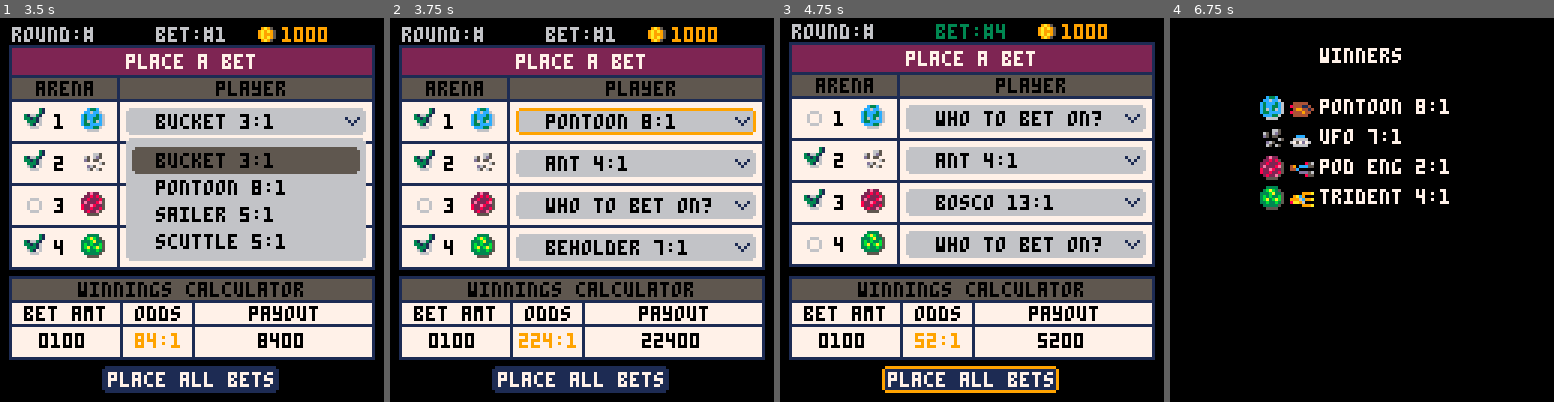
Above: before the commit, frames 1-4 (left to right).
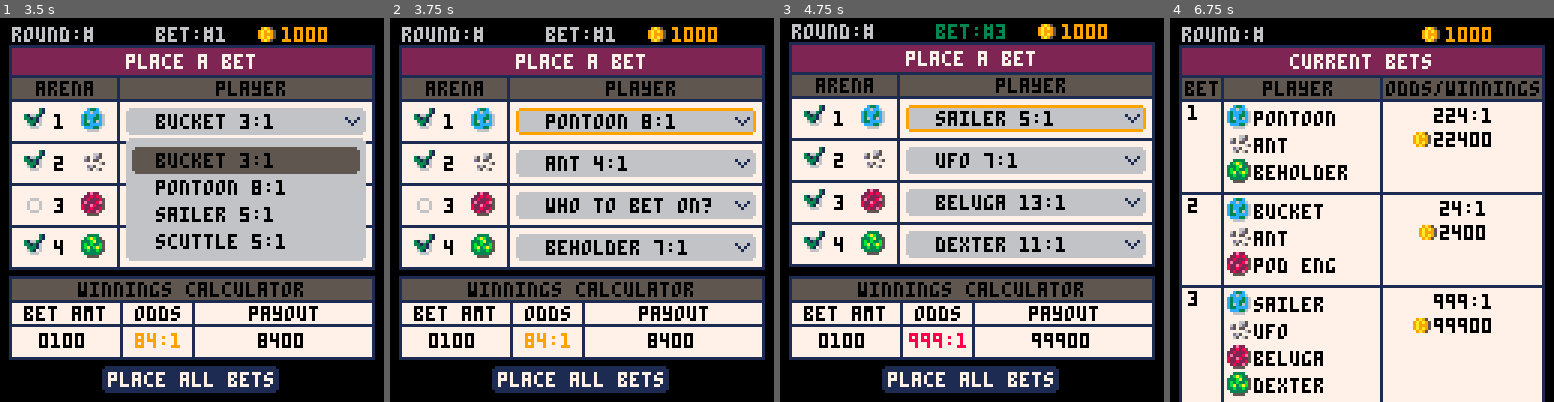
Above: after the commit, the same moments.

Repository: suspicious-smoke/club-bets-pico8
Game: PICO-8 cartridge club-bets.p8
Two runs of this game, one before a commit and one after it. Both use one fixed random seed, a clock stepped at 60 frames per second and the inputs below.
Inputs:
- Up to frame 1 (3.5 s): tap X (X key) at 0.33, 1.07, 1.85, 2.97 s; tap O (Z key) at 0.7, 1.7, 2.1, 2.5, 2.9, 3.3 s; hold Right 1.6-2.1 s; hold Up 2.15-2.42 s; hold Right 2.47-3.03 s; hold Left from 3.08 s (still down)
- Up to frame 2 (3.75 s): release Left at 3.58 s; hold Down from 3.63 s (still down); tap O (Z key) at 3.7 s
- Up to frame 3 (4.75 s): release Down at 3.97 s; hold Right 4.02-4.68 s; tap X (X key) at 4.08 s; tap O (Z key) at 4.1, 4.5 s; hold Up from 4.73 s (still down)
- Up to frame 4 (6.75 s): tap O (Z key) every 0.4 s from 4.9 to 6.5 s; release Up at 5.03 s; hold Left 5.08-5.68 s; tap X (X key) at 5.2, 6.32 s; hold Down 5.73-6.03 s; hold Right 6.08-6.58 s; hold Right from 6.63 s (still down)

Frame 1 is identical in both runs. In frame 2, 0.5% of the frame differs, in the area x 33-81%, y 82-86%; in frame 3, 4.3%; in frame 4, 82%, in the area x 2-98%, y 2-100%.

Commit message:
work on winnings page

Diff:
--- a/club-bets.p8
+++ b/club-bets.p8
@@ -108,7 +108,7 @@
 	--init_quickbetpage()
 	--init_ticket()
 	init_betpage()
-	get_winners()
+	--calculate_winners()
 	--init_confirm()
 end
 
@@ -329,7 +329,9 @@
 function init_confirm()
 	scroller=0
 	max_scroll=0
+	bet_title="current bets"
 	get_bet_summary()
+	show_winners=false
 	_upd=upd_confirm
 	_drw=drw_confirm
 end
@@ -352,14 +354,30 @@
 
 --confirm bet page
 function drw_confirm()
+	draw_bet_summary()
+
+	--total winnings box
+	rrectfill(3,27+o_pcount-scroller,122,20,0,7)--ticket
+	rrect(3,27+o_pcount-scroller,122,20,0,1)--ticket
+	print("possible winnings",10,34+o_pcount-scroller,0)
+	line(79,27+o_pcount-scroller,79,46+o_pcount-scroller,1)
+
+	tw_str=arr_to_str(total_winnings)
+	spr(108,96-#tw_str*2,32+o_pcount-scroller)--coin
+	print(tw_str,104-#tw_str*2,34+o_pcount-scroller,0)
+
+	print("press 🅾️ to confirm",28,50+o_pcount-scroller,7)
+end
+
+function draw_bet_summary()
 	print("round:#",4,3-scroller,6)
-
 	spr(108,83,1-scroller)--coin
 	print(arr_to_str(money,true),92,3-scroller,9)--my money
 	rrectfill(4,10-scroller,120,max_scroll+97,0,7)--ticket
 	rrect(3,9-scroller,122,10,0,1)--outline
 	rrectfill(4,10-scroller,120,9,0,2)--red area
-	print("current bets",42,12-scroller,7)
+
+	print(bet_title,hcenter(bet_title),12-scroller,7)
 	rrectfill(4,20-scroller,120,8,0,5)--grey area
 	rrect(3,19-scroller,122,9,0,1)--grey outline
 
@@ -375,62 +393,64 @@
 		p_count=1
 		_cbet_odds=1
 		_cbet=bets[i_bet]
-		print(i_bet,6,21+o_pcount-scroller+8,0)
-
-		for i_arena=1,4 do
-			for i_aplyr=1,4 do
-				if _cbet[2][i_arena][i_aplyr] then
-					spr(101+i_arena,19,12+p_count*9+o_pcount-scroller+8)--planet
-					print(players[arenas[i_arena][i_aplyr][1]][1],28,14+p_count*9+o_pcount-scroller+8,0)--player name
-					p_count+=1
+
+		if show_winners==false or (show_winners==true and is_winning_bet(_cbet)) then
+			print(i_bet,6,21+o_pcount-scroller+8,0)
+
+			for i_arena=1,4 do
+				for i_aplyr=1,4 do
+					if _cbet[2][i_arena][i_aplyr] then
+						spr(101+i_arena,19,12+p_count*9+o_pcount-scroller+8)--planet
+						print(players[arenas[i_arena][i_aplyr][1]][1],28,14+p_count*9+o_pcount-scroller+8,0)--player name
+						p_count+=1
+					end
 				end
 			end
-		end
-
-		if p_count>1 then
-			pc_mult=8
-			if p_count==2 then
-				pc_mult=9
+
+			if p_count>1 then
+				pc_mult=8
+				if p_count==2 then
+					pc_mult=9
+				end
+				rrect(3,19+o_pcount-scroller+8,122,p_count*pc_mult,0,1)
+				_p_odds=print_bet_odds(bets_odds[i_bet])
+				print(_p_odds,98-#_p_odds*2,30+o_pcount-scroller,0)
+				winnings_str=arr_to_str(bets_winnings[i_bet])
+				spr(108,90-#winnings_str*2,36+o_pcount-scroller)--coin
+				print(winnings_str,98-#winnings_str*2,38+o_pcount-scroller,0)
+				o_pcount+=p_count*pc_mult-1
+				bet_count+=1
 			end
-			rrect(3,19+o_pcount-scroller+8,122,p_count*pc_mult,0,1)
-			_p_odds=print_bet_odds(bets_odds[i_bet])
-			print(_p_odds,98-#_p_odds*2,30+o_pcount-scroller,0)
-			winnings_str=arr_to_str(bets_winnings[i_bet])
-			spr(108,90-#winnings_str*2,36+o_pcount-scroller)--coin
-			print(winnings_str,98-#winnings_str*2,38+o_pcount-scroller,0)
-			o_pcount+=p_count*pc_mult-1
-			bet_count+=1
 		end
 	end
 	max_scroll=o_pcount-60
-	--total winnings box
-	rrectfill(3,27+o_pcount-scroller,122,20,0,7)--ticket
-	rrect(3,27+o_pcount-scroller,122,20,0,1)--ticket
-	print("possible winnings",10,34+o_pcount-scroller,0)
-	line(79,27+o_pcount-scroller,79,46+o_pcount-scroller,1)
-
-	tw_str=arr_to_str(total_winnings)
-	spr(108,96-#tw_str*2,32+o_pcount-scroller)--coin
-	print(tw_str,104-#tw_str*2,34+o_pcount-scroller,0)
-
-	-- spr(108,81,32+o_pcount-scroller)--coin
-	-- for i=1,#total_winnings do
-	-- 	print(total_winnings[i],86+i*4,34+o_pcount-scroller,0)
-	-- end
-
-	print("press 🅾️ to confirm",28,50+o_pcount-scroller,7)
+
+
+end
+
+function is_winning_bet(_bet)
+	for i_arena=1,4 do
+		for i_plyr=1,4 do
+			if _bet[2][i_arena][i_plyr] then--player was bet on
+				if i_plyr!=round_winners[i_arena] then
+					return false
+				end
+			end
+		end
+	end
+	return true
 end
 
 function init_end_of_round()
-		get_winners()
+		calculate_winners()
 		_upd=upd_end_of_round
 		_drw=drw_end_of_round
 end
 
 function upd_end_of_round()
 	if btnp(🅾️) then
-		--start new round
-		--or go to settle bets page?
+		--winnings page
+		init_winning_bets()
 	end
 end
 
@@ -443,6 +463,62 @@
 		print(get_player_string(i_arena,round_winners[i_arena]),50,17+i_arena*10)
 	end
 end
+
+
+function get_winning_cash()
+	winning_cash=reset_array(10,0)
+	--debug[1]=round_winners[1].." "..round_winners[2].." "..round_winners[3].." "..round_winners[4]
+	for i_bet=1,10 do
+		_cbet=bets[i_bet]
+		if is_winning_bet(_cbet) then
+			winning_cash=arr_add(winning_cash,bets_winnings[i_bet])
+
+		end
+	end
+
+end
+
+function init_winning_bets()
+	scroller=0
+	max_scroll=0
+	bet_title="collect winnings"
+	get_bet_summary()
+	get_winning_cash()
+	show_winners=true
+	_upd=upd_winning_bets
+	_drw=drw_winning_bets
+end
+
+function upd_winning_bets()
+	if max_scroll>0 then
+		if btn(⬇️) then
+			scroller=min(scroller+7,max_scroll)
+		elseif btn(⬆️) then
+			scroller=max(scroller-7,0)
+		end
+	end
+	if btnp(❎) or btnp(🅾️) then
+		init_betpage()
+	end
+end
+
+function drw_winning_bets()
+	draw_bet_summary()
+
+	--total winnings box
+	rrectfill(3,27+o_pcount-scroller,122,20,0,7)--ticket
+	rrect(3,27+o_pcount-scroller,122,20,0,1)--ticket
+	print("winnings",45,34+o_pcount-scroller,0)
+	line(79,27+o_pcount-scroller,79,46+o_pcount-scroller,1)
+	tw_str=arr_to_str(winning_cash,true)
+	if #tw_str==0 then
+		tw_str="0"
+	end
+	spr(108,96-#tw_str*2,32+o_pcount-scroller)--coin
+	print(tw_str,104-#tw_str*2,34+o_pcount-scroller,0)
+	print("press 🅾️ to continue",25,50+o_pcount-scroller,7)
+end
+
 
 -->8
 --quick bet page
@@ -741,7 +817,7 @@
 	return players[arena_player[1]][1].." "..arena_player[4]..":1"
 end
 
-function get_winners()
+function calculate_winners()
 	round_winners={}
 	for i_arena=1,4 do
 		scores={}
@@ -762,9 +838,6 @@
 		end
 		round_winners[i_arena]=_rwinner
 	end
-	-- for i=1,4 do
-	-- 	debug[i]=round_winners[i]
-	-- end
 end
 -->8
 --helpers
